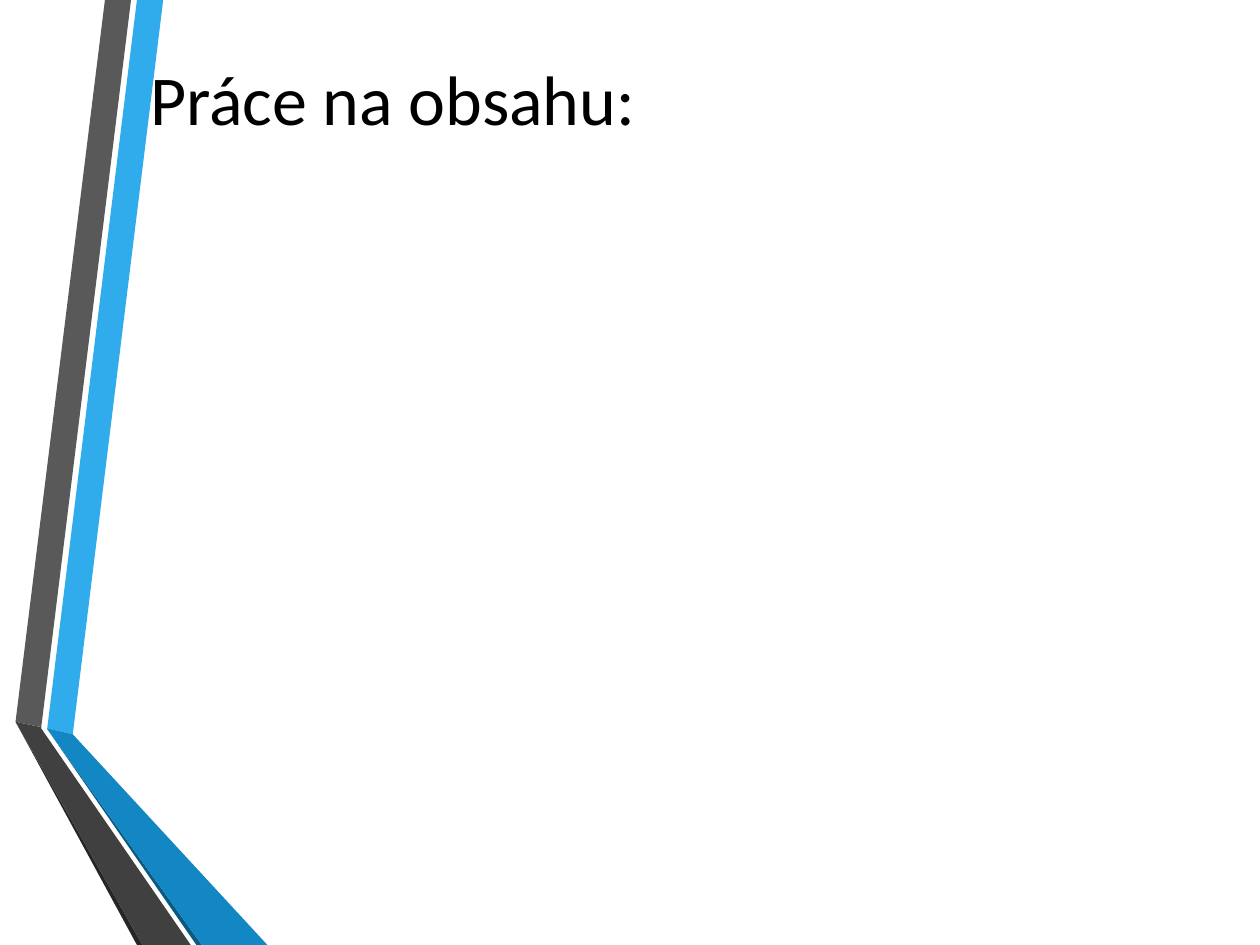
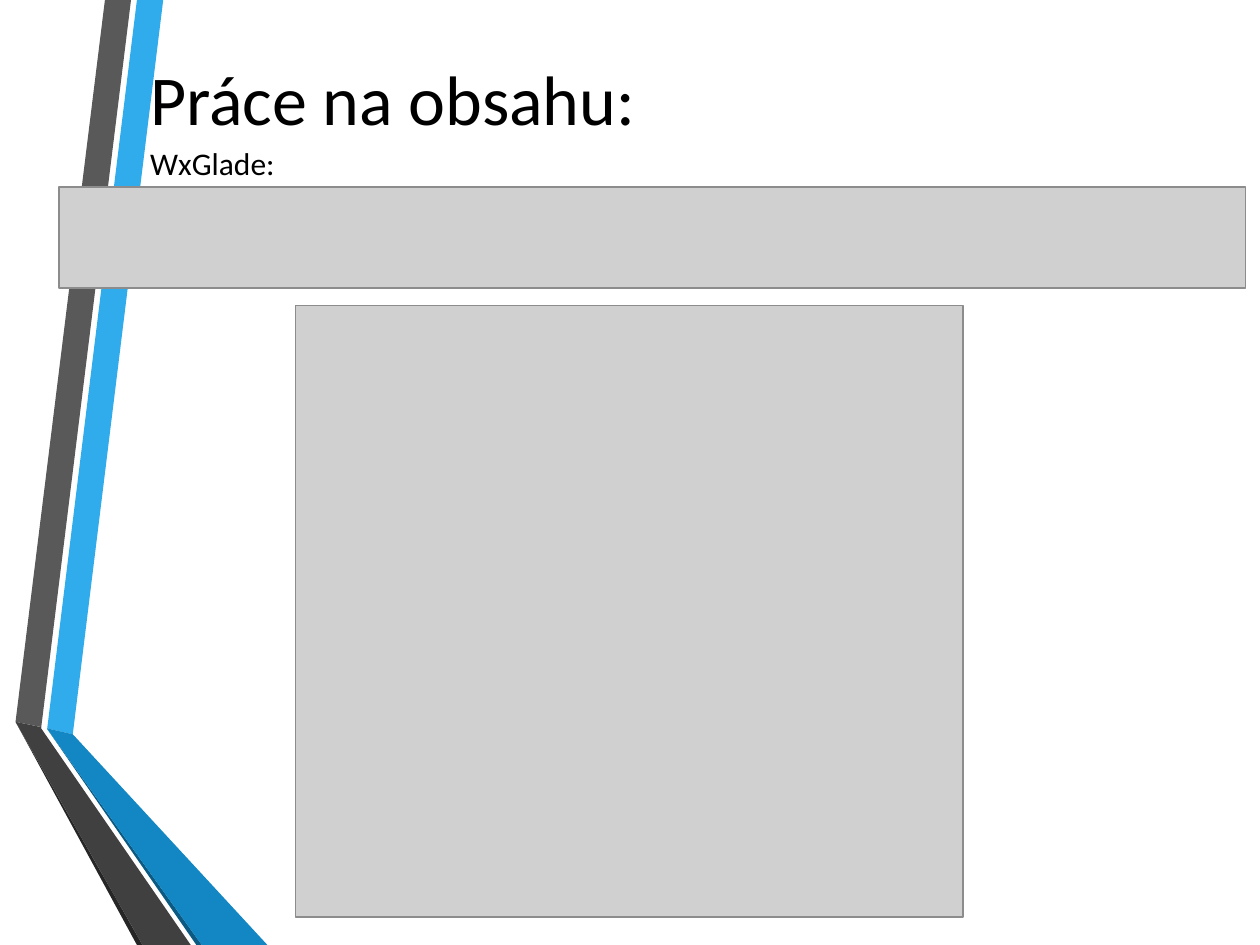
Before and after one commit to Feeeeeeeeeela/WxTutorial, a slide deck: slide 7 of Dokumentace/DPM prezentace.pptx (slide 4 before the commit). Drawn at 1260x945 pixels with LibreOffice and Linux fonts; fonts in the diff are those of the drawing; grey boxes stand for pictures; background and template pictures are left out. Boxes give left, top, right and bottom in pixels: in the first picture for what was removed or moved away, otherwise in the second. Text is boxed around its words. In the diff, an @@ line names an element or a change of style, - is before the commit and + after.

```diff
--- a/Dokumentace/DPM prezentace.pptx
+++ b/Dokumentace/DPM prezentace.pptx
@@ text added at <box>150,153,274,176</box>, 18 pt, text #000000 @@
+WxGlade:
@@ picture added at <box>59,186,1246,287</box> @@
@@ picture added at <box>295,305,963,917</box> @@
```
Also in this commit, not shown: 3 slides added, 1 other file.
